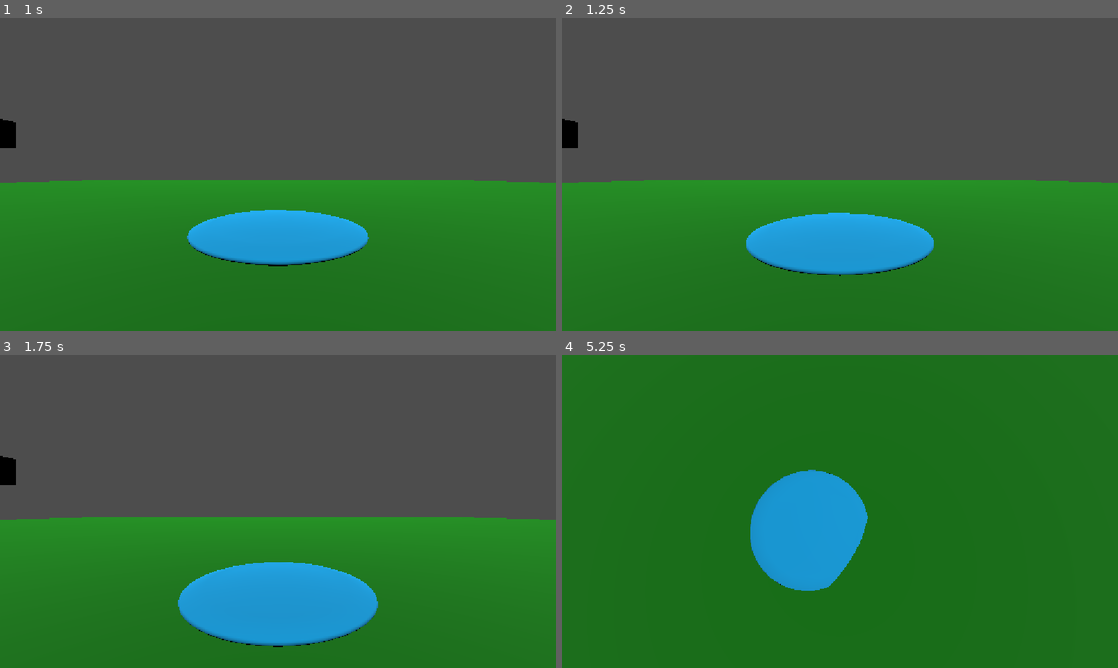
Above: before the commit, frames 1-4 (two rows, left to right).
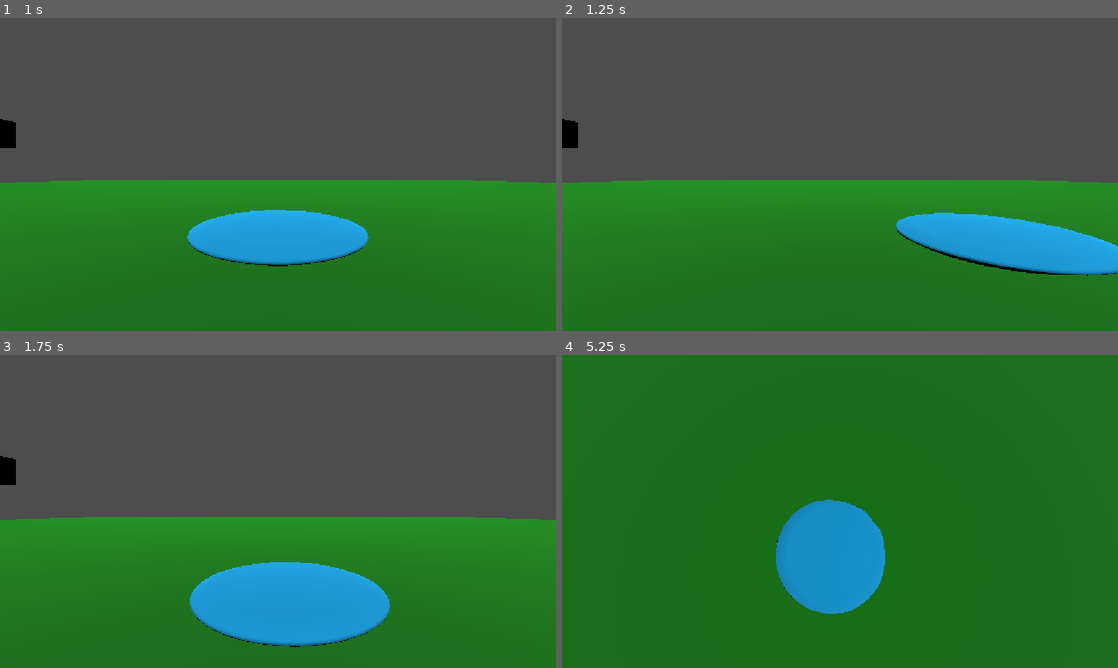
Above: after the commit, the same moments.

Repository: PastarDev/godot-disc-golf
Game: Godot game, scene res://main.tscn
Same seed, same stepped clock (60 frames per second), same inputs: the game is played once before the commit and once after it.
Inputs:
- Up to frame 1 (1 s): tap Enter at 0.5 s; hold E (hold_disc) from 0.53 s (still down); tap Space (throw_disc) at 0.8 s
- Up to frame 2 (1.25 s): keep holding E (hold_disc)
- Up to frame 3 (1.75 s): release E (hold_disc) at 1.28 s; tap Space (throw_disc) at 1.35 s; tap E (hold_disc) at 1.55 s
- Up to frame 4 (5.25 s): hold S (cam_down) 2.03-2.78 s; tap Space (throw_disc) at 2.3, 3.8 s; tap A (cam_left) at 2.85 s; tap E (hold_disc) at 3.05, 4.55 s; hold D (cam_right) 3.53-4.28 s; tap W (cam_up) at 4.35 s; hold E (hold_disc) from 5.03 s (still down)

Frame 1 is identical in both runs. In frame 2, 10% of the frame differs, in the area x 33-100%, y 62-83%; in frame 3, 1.4%; in frame 4, 5.0%.

Commit message:
added fade
can change the equasion later but for now its a start

Diff:
--- a/holdDisc.gd
+++ b/holdDisc.gd
@@ -19,6 +19,10 @@
 
 		state.linear_velocity = to_target * follow_strength
 
+	if Input.is_action_just_released("hold_disc"):
+
+		constant_force = Vector3.ZERO
+
 func _ready() -> void:
 
 	gravity_scale = 0.0
@@ -38,7 +42,7 @@
 
 		await get_tree().create_timer(0.2).timeout
 
-		constant_force = Vector3 (0, 0, 0)
+		constant_force = Vector3 (100 * 1/linear_velocity.z, 0, 0)
 
 	if global_position.y <= 0.1:
 		linear_velocity = Vector3.ZERO
